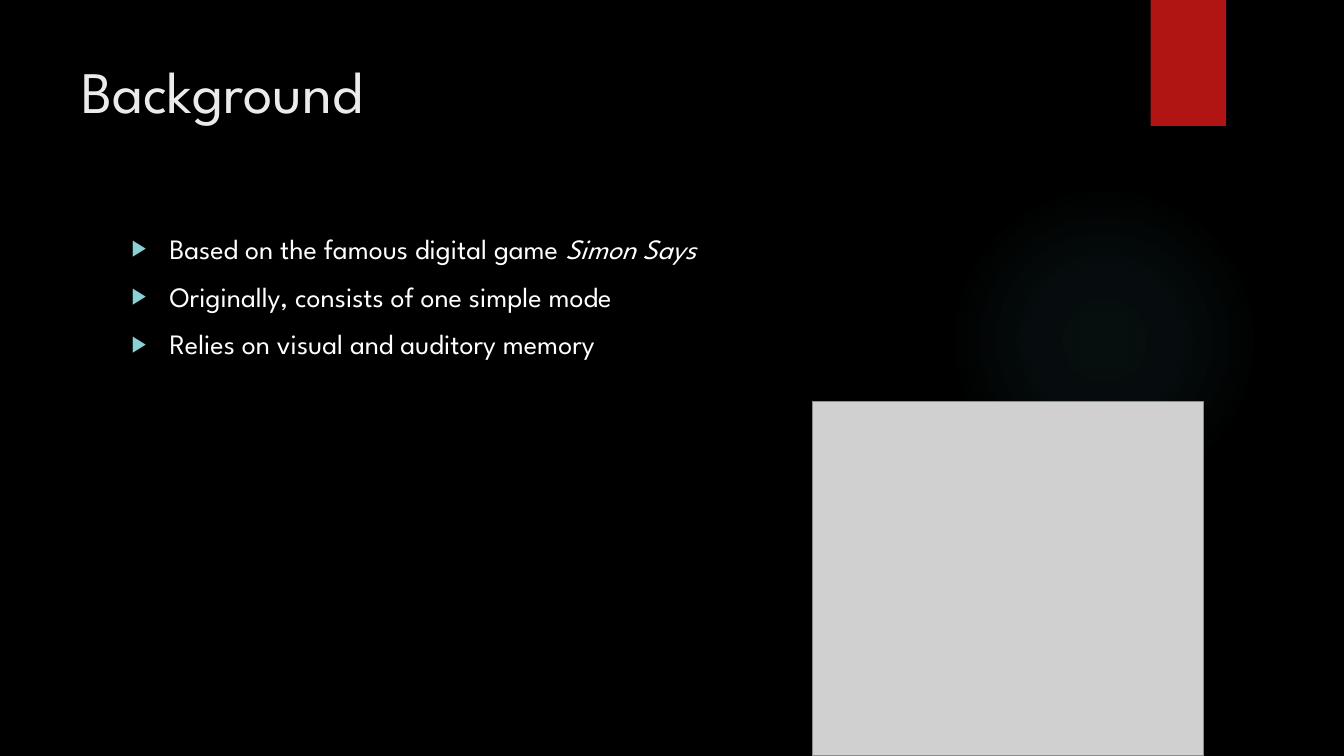
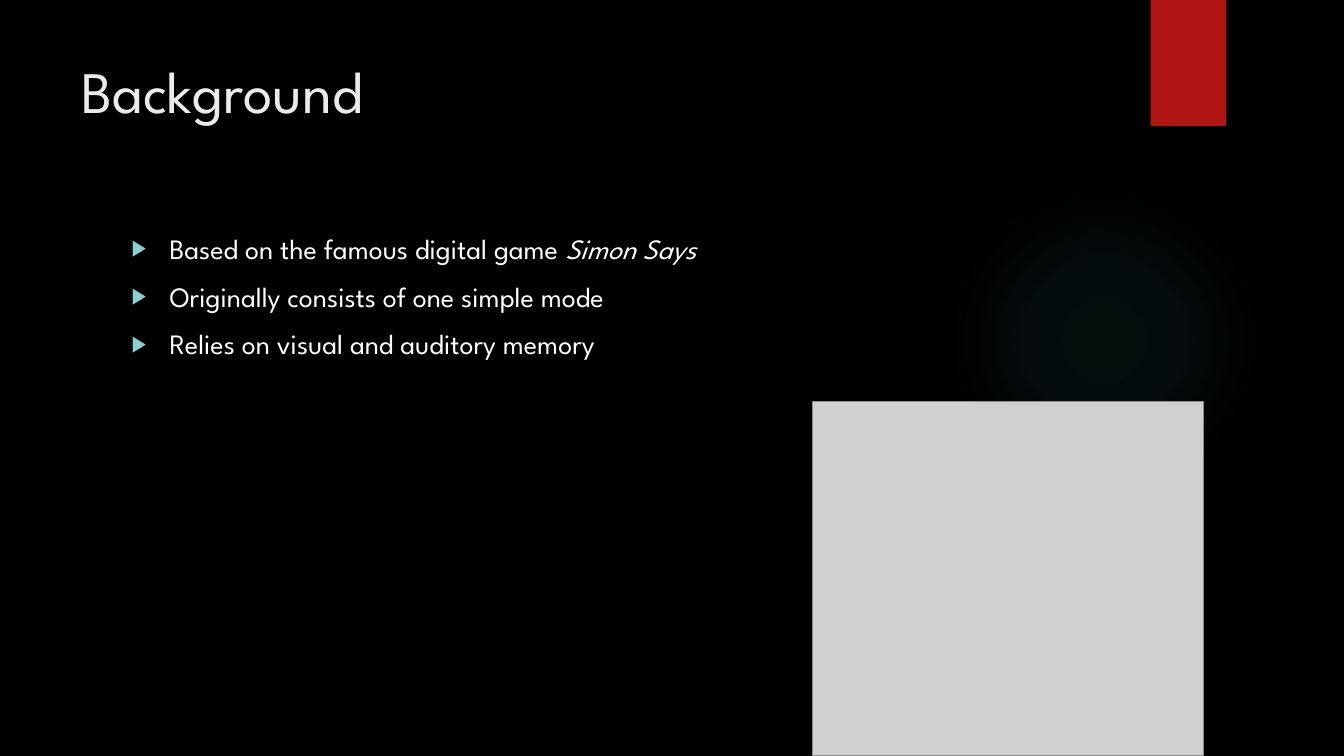
Before and after one commit to JP-Dakran/DNA_Says, a slide deck: slide 4 of Doc/FinalPresentation/FinalPresentation.pptx. Drawn at 1344x756 pixels with LibreOffice and Linux fonts; fonts in the diff are those of the drawing; grey boxes stand for pictures; background and template pictures are left out. Boxes give left, top, right and bottom in pixels: in the first picture for what was removed or moved away, otherwise in the second. Text is boxed around its words. In the diff, an @@ line names an element or a change of style, - is before the commit and + after.

```diff
--- a/Doc/FinalPresentation/FinalPresentation.pptx
+++ b/Doc/FinalPresentation/FinalPresentation.pptx
@@ text at <box>170,287,604,313</box>: text changed @@
-▶ Originally, consists of one simple mode
+▶ Originally consists of one simple mode
```
Also in this commit, not shown: 11 other slides changed, 1 slide added.
